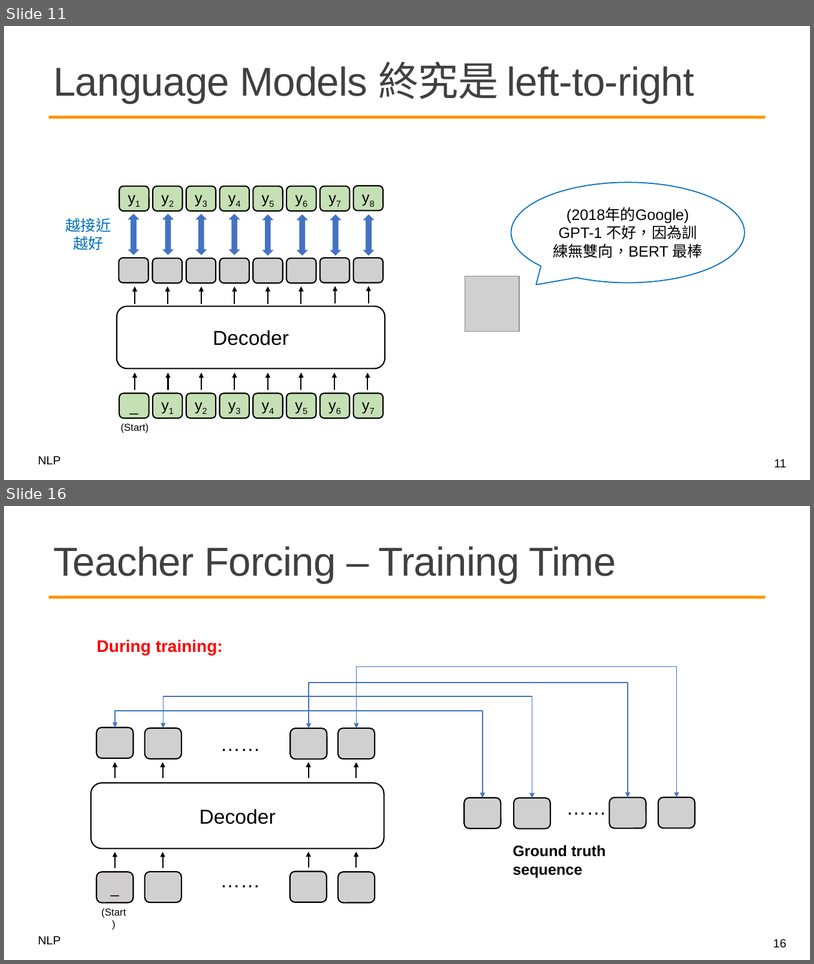
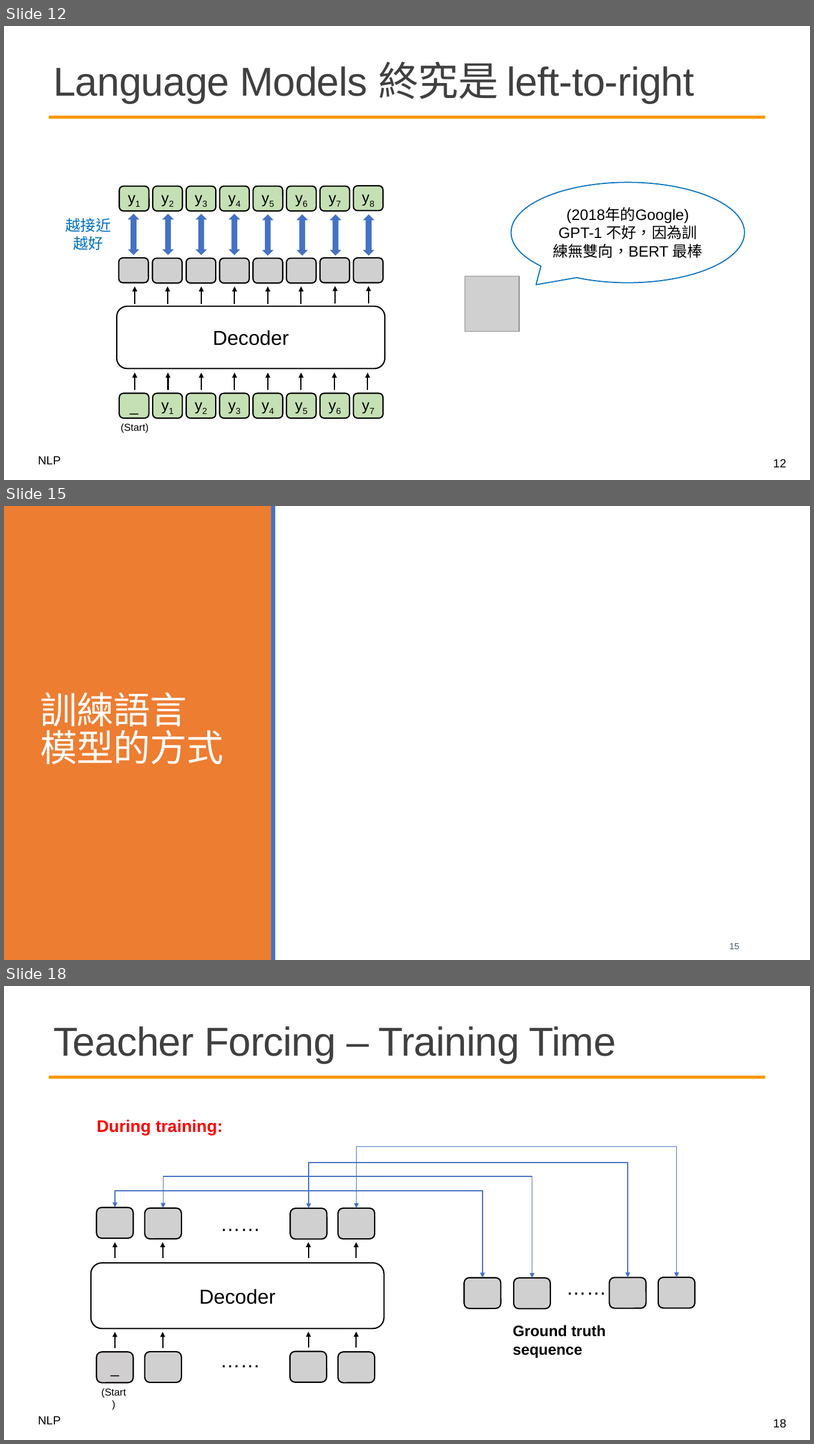
Before and after one commit to mcps5601/CGUNLP_2026_Spring, a slide deck: slides/w8_decoder_0413.pptx. Shown one above the other, each under a label of ours: slides 11 and 16 before the commit, slides 12, 15 and 18 after it; the slides between them are not shown. The pictures are 814x964 and 814x1444 pixels, drawn with LibreOffice and Linux fonts; fonts in the diff are those of the drawing; grey boxes stand for pictures; background and template pictures are left out. Boxes give left, top, right and bottom in pixels: in the first picture for what was removed or moved away, otherwise in the second. Text is boxed around its words. In the diff, an @@ line names an element or a change of style, - is before the commit and + after.

```diff
--- a/slides/w8_decoder_0413.pptx
+++ b/slides/w8_decoder_0413.pptx
@@ slide 15 added at [4, 506, 810, 960], background #FFFFFF @@
@@ rectangle added at [4, 506, 272, 960], fill #ED7D31 @@
@@ rectangle added at [272, 506, 276, 960], fill #4472C4 @@
@@ title added at [40, 692, 223, 764], 44 pt, text #FFFFFF @@
+訓練語言
+模型的方式
@@ page number added at [730, 943, 740, 949], 10.5 pt, text #44546A @@
+15
@@ what was slide 11 is now slide 12 @@
@@ page number at [774, 459, 787, 467]: text changed @@
-11
+12
@@ what was slide 16 is now slide 18 @@
@@ page number at [774, 1419, 787, 1428]: text changed @@
-16
+18
```
Also in this commit, not shown: 8 slides changed, 1 other slide added, 1 other file.
